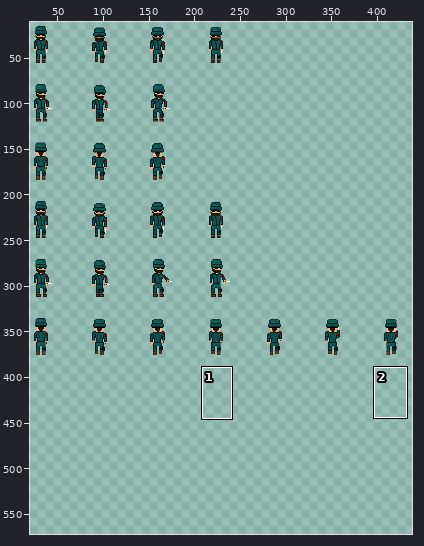
Two states of a sprite sheet, Assets/Sprites/Militar.png. The first picture is a wide view before the edit; the outline marks the close-up.
Close-up. As it was:
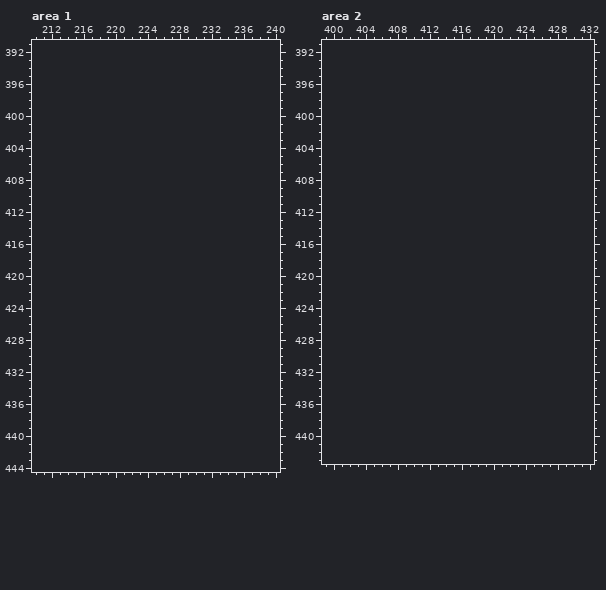
The file is 448x384 pixels. Pixels under 10% opacity are left out. Colours within 5 levels of each other are drawn and written as one. Shown: area 1: x 210..240, y 391..444; area 2: x 399..432, y 391..443. The old version is drawn lined up with the new one, on the new canvas. The wide view leaves out empty margins. The commit also changed other parts of the picture, which this record leaves out.
Palette (. is transparent): 
Now the later version:
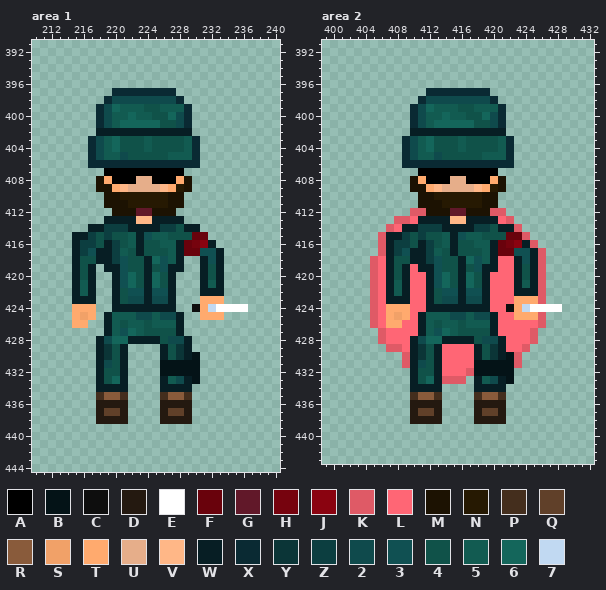
Colours new in this view: A #000000  B #041317  C #0e0e0e  D #241910  E #ffffff  F #69020c  G #611829  H #76030e  J #8a0310  K #df5a66  L #ff6675  M #1c1202  N #261902  P #442e1d  Q #604029  R #895b3b  S #f1a168  T #ffaa6e  U #e6ae8a  V #ffb787  W #071e24  X #0a2a33  Y #0b3537  Z #0c3e40  2 #0f4a4c  3 #105052  4 #105249  5 #125b51  6 #14665b  7 #c1d9f2
The edit:
canvas 448x384 -> 448x576
Area 1:
y 397: x 220..227 ........ -> XXXXXXXX
y 398: x 219..228 .......... -> X22222222X
y 399: x 218..229 ............ -> X2655544555X
y 400: x 218..229 ............ -> X2556554462X
y 401: x 218..229 ............ -> X2566666442X
y 402: x 218..229 ............ -> WWWWWWWWWWWW
y 403..404: x 217..230 .............. -> X256444544445X
y 405: x 217..230 .............. -> X255244444555X
y 406: x 217..230 .............. -> XXXXXXXXXXXXXX
y 407: x 219..228 .......... -> AAAAAAAAAA
y 408: x 218..229 ............ -> MTAAAUUAAATM
y 409: x 218..229 ............ -> MMTVUUUUVTNM
y 410: x 219..228 .......... -> MMNNNNNNMM
y 411: x 219..228 .......... -> MMMNNNNNMM
y 412: x 220..227 ........ -> MMMGGMMM
y 413: x 219..228 .......... -> WWWWVVWWWW
y 414: x 217..230 .............. -> WWZZZWWWWZZ4WW
y 415: x 215..231 ................. -> WWZ4Z445W355444FF
y 416: x 215..232 .................. -> WZZ4WZ45W4455WFHJW
y 417: x 215..233 ................... -> WZ3WWZ54W4445WFF33W
y 418: x 215..228 .............. -> W44WWZ344W635W; x 231..233 ... -> W3W
y 419: x 215..217 ... -> W4W; x 219..228 .......... -> WW344W43WW; x 231..233 ... -> W4W
y 420: x 215..217 ... -> W4W; x 220..227 ........ -> W364W64W; x 231..233 ... -> W4W
y 421: x 215..217 ... -> W5W; x 220..227 ........ -> W364W64W; x 231..233 ... -> W5W
y 422: x 215..217 ... -> W5W; x 220..227 ........ -> W433W33W; x 231..233 ... -> WWW
y 423: x 215..217 ... -> WWW; x 220..227 ........ -> W422W22W; x 231..233 ... -> TTT
y 424: x 215..217 ... -> TTT; x 220..227 ........ -> WWWWWWWW; x 230..236 ....... -> CT7EEEE
y 425: x 215..217 ... -> TST; x 219..228 .......... -> W55522522W; x 231..233 ... -> TTT
y 426: x 215..216 .. -> TT; x 219..228 .......... -> W54554555W
y 427: x 219..228 .......... -> W53654444W
y 428: x 218..229 ............ -> W266WWWW422W
y 429: x 218..221 .... -> WY4W; x 226..229 .... -> W4YW
y 430: x 218..221 .... -> WY4W; x 226..230 ..... -> W4YWB
y 431: x 218..221 .... -> W24W; x 226..230 ..... -> BBBBB
y 432: x 218..221 .... -> W44W; x 226..230 ..... -> BBBBB
y 433: x 218..221 .... -> W46W; x 226..230 ..... -> W52WB
y 434: x 218..221 .... -> WWWW; x 226..229 .... -> WWWW
y 435: x 218..221 .... -> PRRP; x 226..229 .... -> PRRP
y 436: x 218..221 .... -> DDDD; x 226..229 .... -> DDDD
y 437: x 218..221 .... -> DQQD; x 226..229 .... -> DQQD
y 438: x 218..221 .... -> DDDD; x 226..229 .... -> DDDD
Area 2:
y 397: x 412..419 ........ -> XXXXXXXX
y 398: x 411..420 .......... -> X22222222X
y 399: x 410..421 ............ -> X2655544555X
y 400: x 410..421 ............ -> X2556554462X
y 401: x 410..421 ............ -> X2566666442X
y 402: x 410..421 ............ -> WWWWWWWWWWWW
y 403..404: x 409..422 .............. -> X256444544445X
y 405: x 409..422 .............. -> X255244444555X
y 406: x 409..422 .............. -> XXXXXXXXXXXXXX
y 407: x 411..420 .......... -> AAAAAAAAAA
y 408: x 410..421 ............ -> MTAAAUUAAATM
y 409: x 410..421 ............ -> MMTVUUUUVTNM
y 410: x 411..420 .......... -> MMNNNNNNMM
y 411: x 411..420 .......... -> MMMNNNNNMM
y 412: x 410..421 ............ -> KKMMMGGMMMKK
y 413: x 408..422 ............... -> KKLWWWWVVWWWWLK
y 414: x 407..423 ................. -> KLWWZZZWWWWZZ4WWK
y 415: x 406..424 ................... -> KWWZ4Z445W355444FFK
y 416: x 406..425 .................... -> KWZZ4WZ45W4455WFHJWK
y 417: x 406..426 ..................... -> KWZ3WWZ54W4445WFF33WK
y 418: x 405..426 ...................... -> KLW44WWZ344W635WLLW3WK
y 419: x 405..426 ...................... -> KLW4WLWW344W43WWLLW4WK
y 420: x 405..426 ...................... -> KLW4WLLW364W64WLLLW4WK
y 421: x 405..426 ...................... -> KLW5WLLW364W64WLLLW5WK
y 422: x 405..426 ...................... -> KLW5WLLW433W33WLLLWWWK
y 423: x 405..426 ...................... -> KLWWWLLW422W22WLLLTTTK
y 424: x 405..428 ........................ -> KLTTTLLWWWWWWWWLLCT7EEEE
y 425: x 405..426 ...................... -> KLTSTLW55522522WLLTTTK
y 426: x 405..426 ...................... -> KLTTLLW54554555WLLLLLK
y 427: x 406..425 .................... -> KLLLLW53654444WLLLLK
y 428: x 406..425 .................... -> KLLLW266WWWW422WLLLK
y 429: x 407..424 .................. -> KKLWY4WLLLLW4YWLLK
y 430: x 409..423 ............... -> KWY4WLLLLW4YWBK
y 431: x 409..423 ............... -> KW24WLLLLBBBBBK
y 432: x 410..422 ............. -> W44WLLLKBBBBB
y 433: x 410..416 ....... -> W46WKKK; x 418..422 ..... -> W52WB
y 434: x 410..413 .... -> WWWW; x 418..421 .... -> WWWW
y 435: x 410..413 .... -> PRRP; x 418..421 .... -> PRRP
y 436: x 410..413 .... -> DDDD; x 418..421 .... -> DDDD
y 437: x 410..413 .... -> DQQD; x 418..421 .... -> DQQD
y 438: x 410..413 .... -> DDDD; x 418..421 .... -> DDDD
Where, in picture pixels (left, top, right, bottom), the same in both close-ups:
added: (72, 88, 248, 424)
added: (370, 88, 562, 424)
